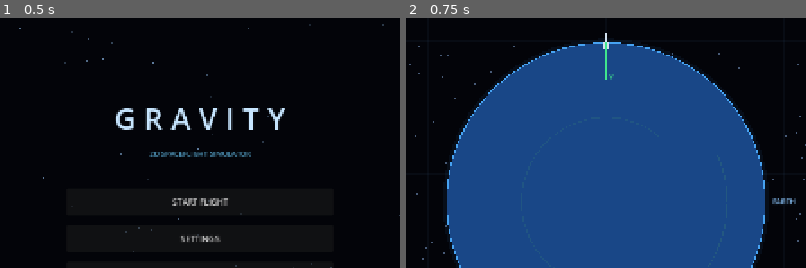
Above: before the commit, frames 1-2 (left to right).
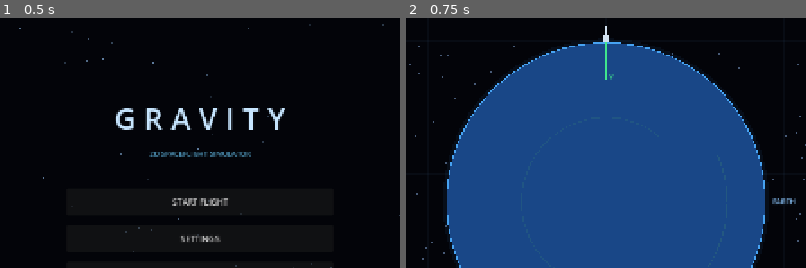
Above: after the commit, the same moments.

Repository: Blagos1195/Gravity-simulator
Game: Godot game, scene res://scenes/main.tscn
The game is run twice, just before and just after one commit, with the same random seed, the same clock (stepped at 60 frames per second) and the same inputs.
Inputs:
- Up to frame 1 (0.5 s): no input
- Up to frame 2 (0.75 s): click "START FLIGHT" at 0.5 s
The pictures show only the part of the screen within x 25-75%, y 13-63%; the shares and areas given below are measured in that part.

Frame 1 is identical in both runs. In frame 2, less than 0.1% of the frame differs, in the area x 49-51%, y 3-13%.

Commit message:
Position rocket sprite clear of launch surface

Diff:
--- a/Gravity/scripts/simulation_view.gd
+++ b/Gravity/scripts/simulation_view.gd
@@ -161,7 +161,7 @@
             trail_points.append(view_center + (p_world - rocket_position) * camera_zoom * world_scale_factor + (rocket_screen - view_center))
         draw_polyline(trail_points, Color(0.2, 0.85, 0.95, 0.7), 2.0)
 
-    _draw_rocket(rocket_screen)
+    _draw_rocket(rocket_screen + Vector2.UP.rotated(rotation_angle) * 14.0)
     if show_vectors:
         var velocity_end := rocket_screen + velocity.normalized() * 65.0
         draw_line(rocket_screen, velocity_end, Color(0.25, 0.9, 0.55), 2.0)
